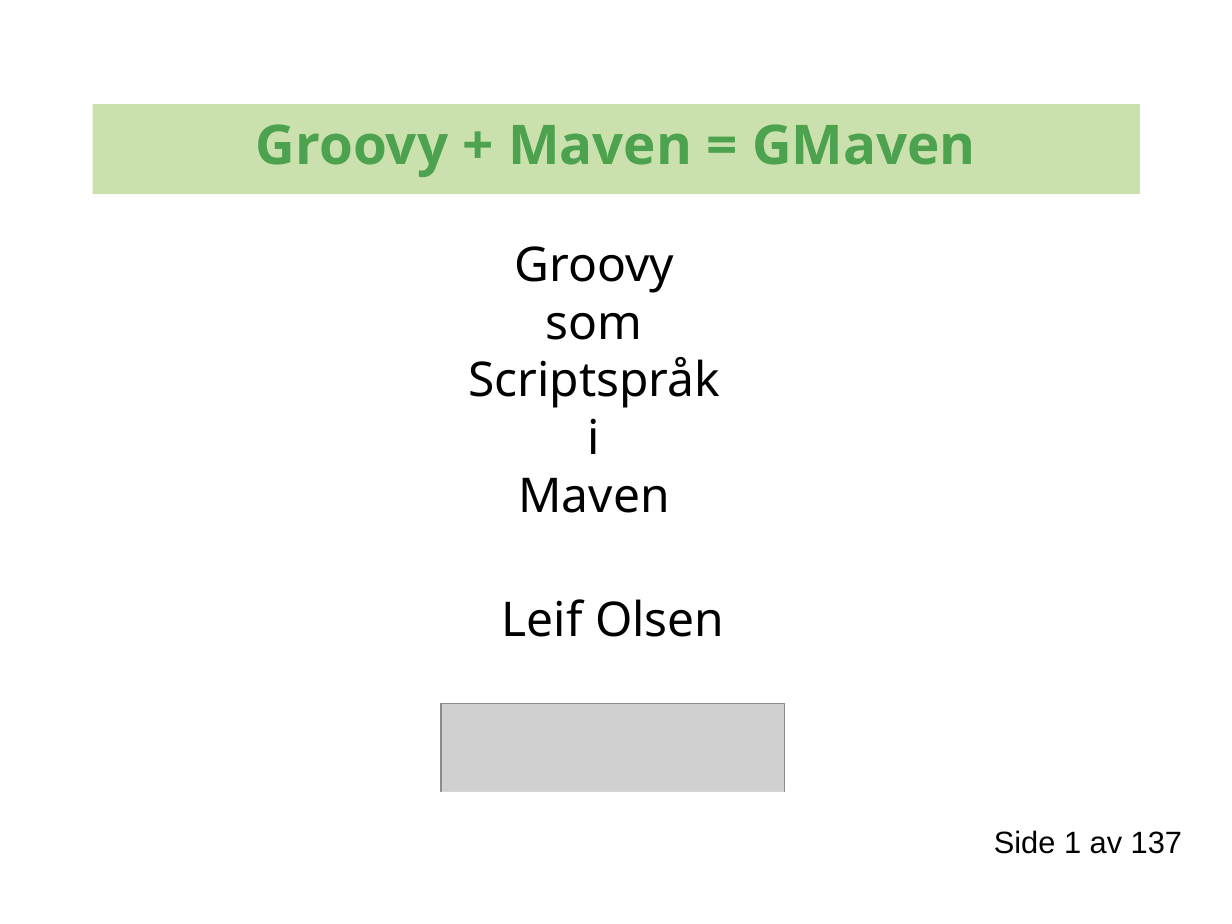
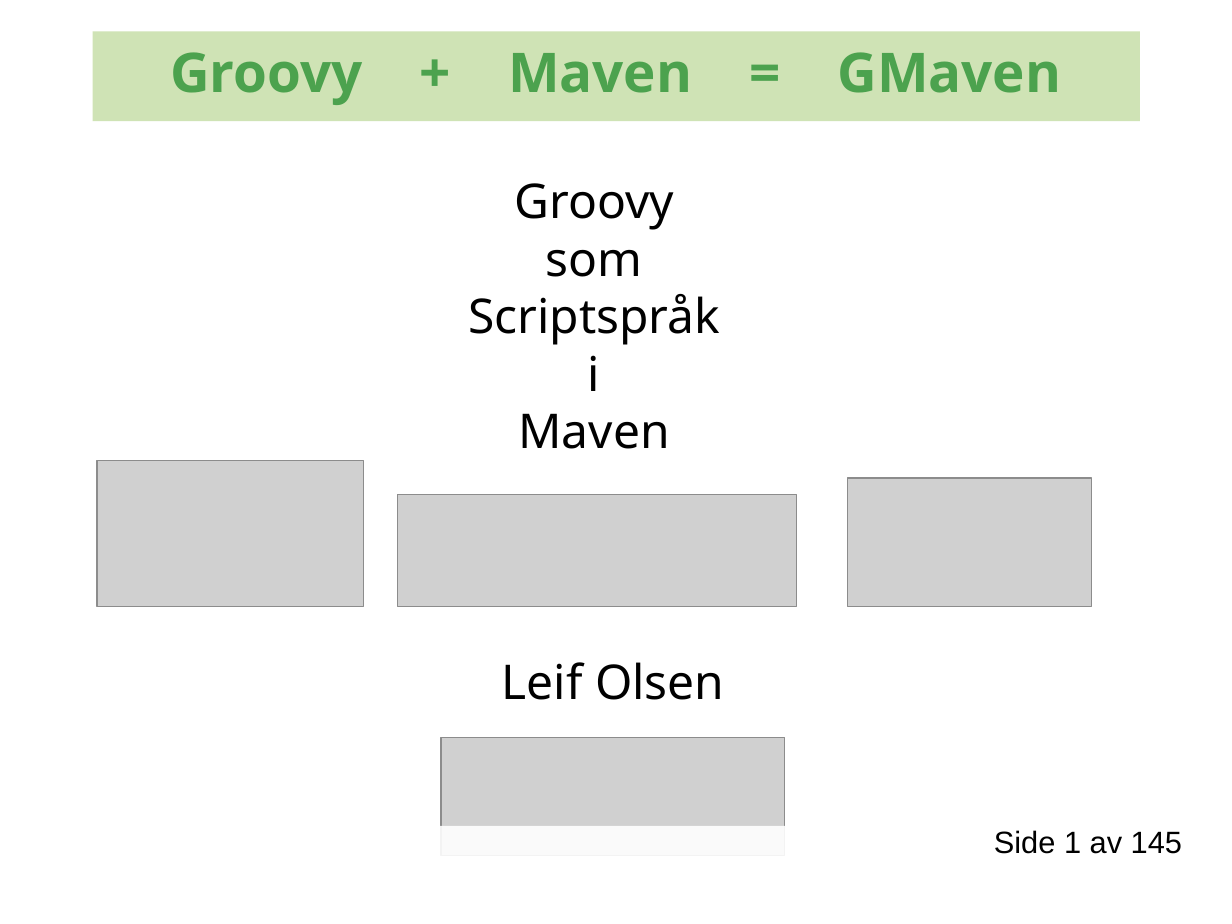
Before and after one commit to kenglxn/seam-maven-refimpl, a slide deck: slide 1 of sandbox/loo/gmaven-lynforedrag/gmaven-lynforedrag.odp. Drawn at 1232x924 pixels with LibreOffice and Linux fonts; fonts in the diff are those of the drawing; grey boxes stand for pictures; background and template pictures are left out. Boxes give left, top, right and bottom in pixels: in the first picture for what was removed or moved away, otherwise in the second. Text is boxed around its words. In the diff, an @@ line names an element or a change of style, - is before the commit and + after.

Commit message:
Updated GMaven lightning talk

```diff
--- a/sandbox/loo/gmaven-lynforedrag/gmaven-lynforedrag.odp
+++ b/sandbox/loo/gmaven-lynforedrag/gmaven-lynforedrag.odp
@@ rectangle "Groovy + Maven = GMaven": place and size @@
-rectangle "Groovy + Maven = GMaven" at [92,103,1140,193]
+rectangle "Groovy + Maven = GMaven" at [92,31,1140,121]
@@ rectangle "Groovy + Maven = GMaven" at [92,31,1140,121]: fill #CAE0AD to #CAE0AD at 90% opacity @@
@@ text "Groovy": place and size @@
-text "Groovy" at [468,246,720,513]
+text "Groovy" at [468,183,720,449]
@@ picture added at [97,461,365,606] @@
@@ picture added at [848,478,1092,606] @@
@@ picture added at [398,494,797,606] @@
@@ text "Leif Olsen": place and size @@
-text "Leif Olsen" at [502,599,724,637]
+text "Leif Olsen" at [502,662,724,700]
@@ picture: place and size @@
-picture at [441,703,785,822]
+picture at [441,737,785,855]
@@ rectangle: place and size @@
-rectangle at [426,792,795,828]
+rectangle at [426,825,795,861]
@@ rectangle at [426,825,795,861]: fill #FFFFFF to #FFFFFF at 90% opacity @@
@@ text at [994,830,1182,854]: text changed @@
-Side 1 av 137
+Side 1 av 145
```
Also in this commit, not shown: 27 other slides changed, 2 slides added, 5 other files.
